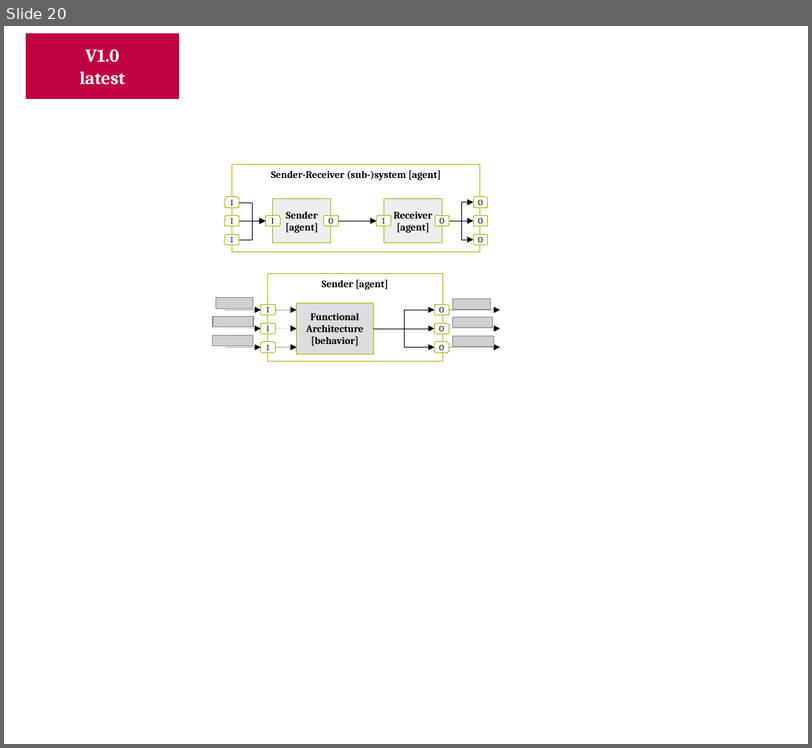
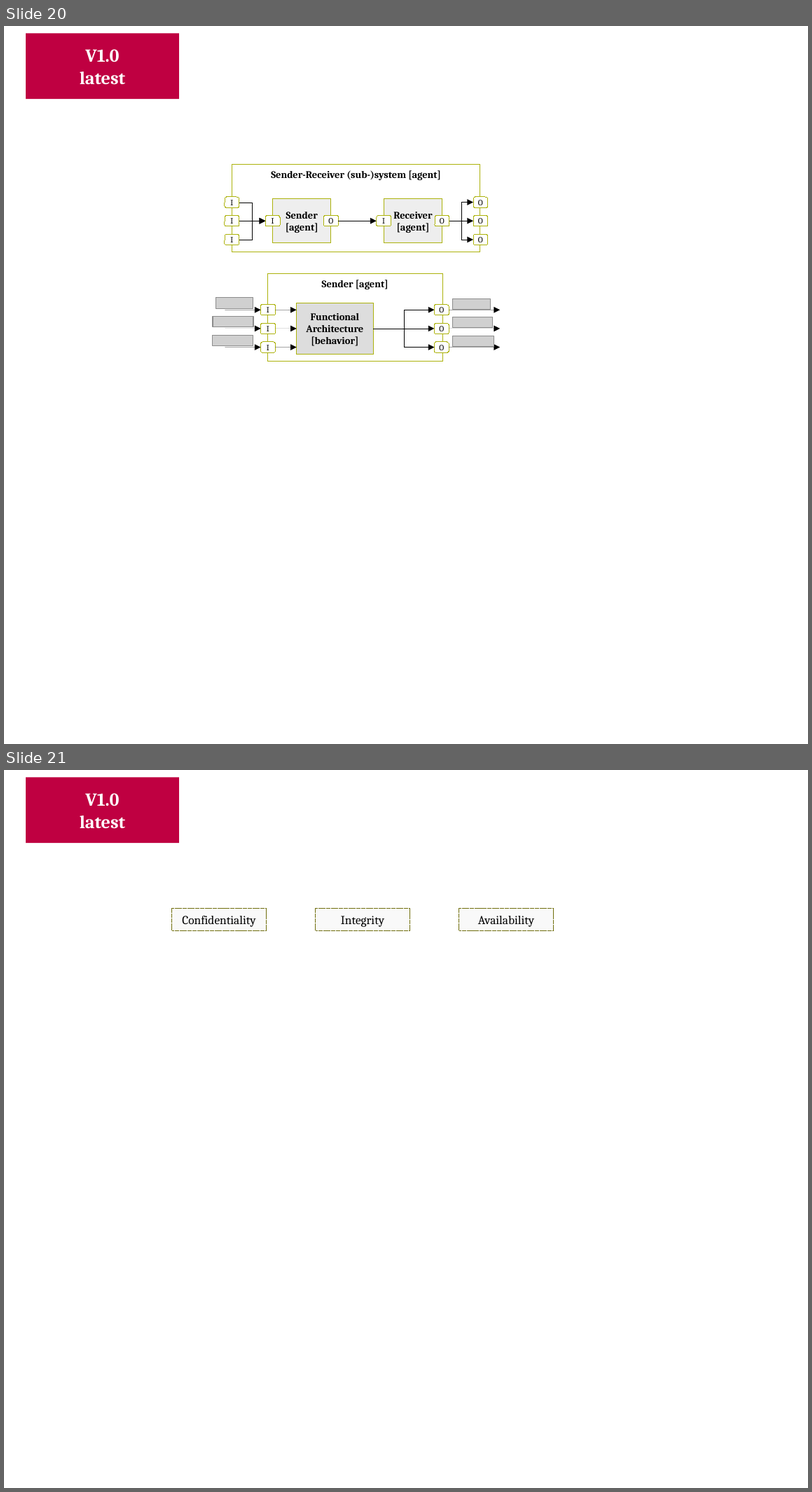
Before and after one commit to v-research/cybersecurity, a slide deck: images/v-research_images_v1.0.odp. Shown one above the other, each under a label of ours: slide 20 before the commit, slides 20 and 21 after it. The pictures are 812x748 and 812x1492 pixels, drawn with LibreOffice and Linux fonts; fonts in the diff are those of the drawing; grey boxes stand for pictures; background and template pictures are left out. Boxes give left, top, right and bottom in pixels: in the first picture for what was removed or moved away, otherwise in the second. Text is boxed around its words. In the diff, an @@ line names an element or a change of style, - is before the commit and + after.

```diff
--- a/images/v-research_images_v1.0.odp
+++ b/images/v-research_images_v1.0.odp
@@ slide 21 added at bbox=[4, 770, 808, 1488], background #FFFFFF @@
@@ rectangle added at bbox=[26, 777, 179, 843], fill #BF0041, 18 pt, text #FFFFFF, bold @@
+V1.0
+latest
@@ rectangle added at bbox=[172, 909, 266, 930], fill #F9F9F9, outline #706E0C 0 pt, 12 pt, text #000000 @@
+Confidentiality
@@ rectangle added at bbox=[316, 909, 410, 930], fill #F9F9F9, outline #706E0C 0 pt, 12 pt, text #000000 @@
+Integrity
@@ rectangle added at bbox=[459, 909, 554, 930], fill #F9F9F9, outline #706E0C 0 pt, 12 pt, text #000000 @@
+Availability
```
Also in this commit, not shown: 1 slide changed, 4 other files.
